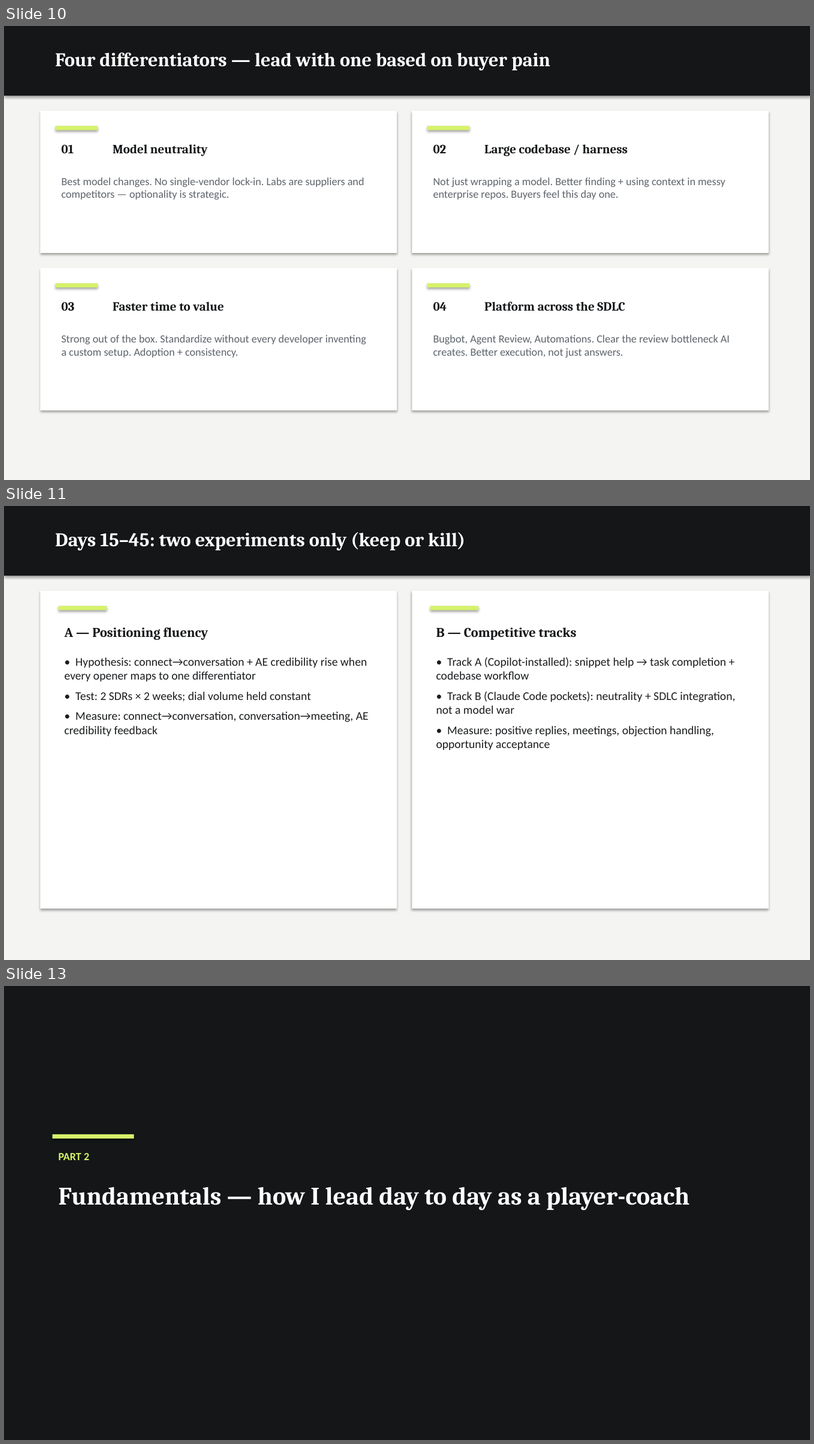
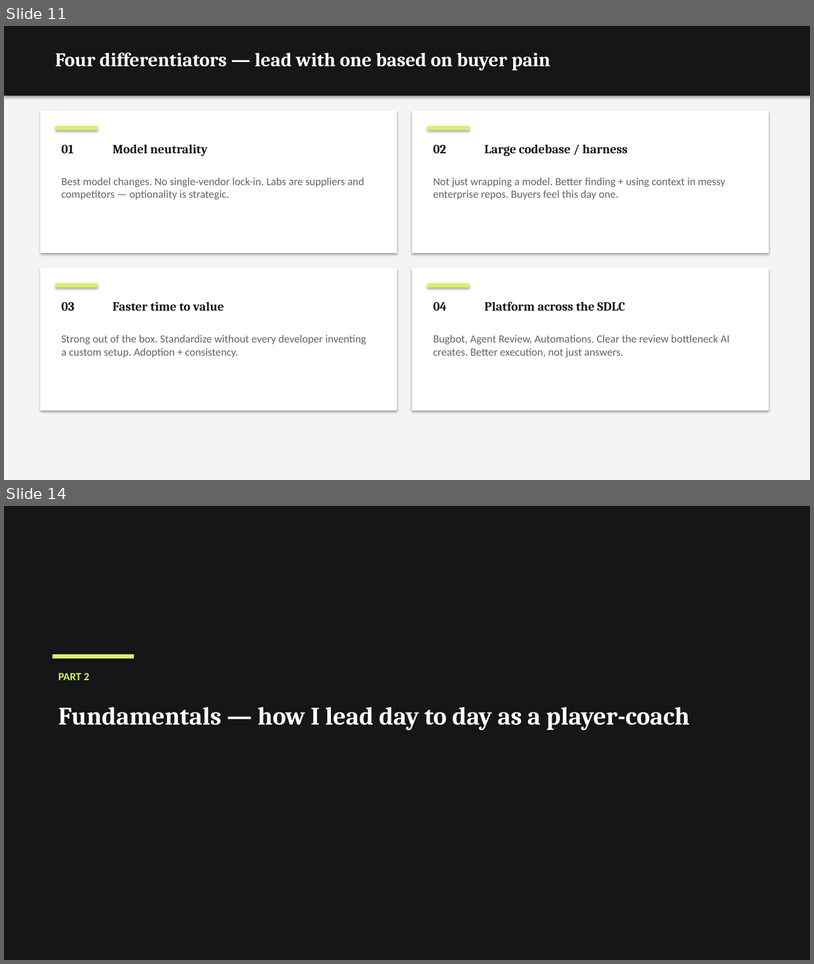
Before and after one commit to dempseli01-stack/lindsey, a slide deck: Lindsey_Presentation.pptx. Shown one above the other, each under a label of ours: slides 10, 11 and 13 before the commit, slides 11 and 14 after it; the slides between them are not shown. The pictures are 814x1444 and 814x964 pixels, drawn with LibreOffice and Linux fonts; fonts in the diff are those of the drawing. Boxes give left, top, right and bottom in pixels: in the first picture for what was removed or moved away, otherwise in the second. Text is boxed around its words. In the diff, an @@ line names an element or a change of style, - is before the commit and + after.

```diff
--- a/Lindsey_Presentation.pptx
+++ b/Lindsey_Presentation.pptx
@@ slide 11 removed at (x1=4, y1=506, x2=810, y2=960), background #FFFFFF @@
@@ rectangle removed at (x1=4, y1=506, x2=810, y2=960) @@
@@ rectangle removed at (x1=4, y1=506, x2=810, y2=576) @@
@@ text removed at (x1=55, y1=532, x2=465, y2=550) @@
-Days 15–45: two experiments only (keep or kill)
@@ rectangle removed at (x1=40, y1=591, x2=397, y2=908) @@
@@ rectangle removed at (x1=413, y1=591, x2=769, y2=908) @@
@@ rectangle removed at (x1=59, y1=606, x2=107, y2=610) @@
@@ rectangle removed at (x1=431, y1=606, x2=479, y2=610) @@
@@ text removed at (x1=65, y1=627, x2=209, y2=640) @@
-A — Positioning fluency
@@ text removed at (x1=437, y1=627, x2=577, y2=640) @@
-B — Competitive tracks
@@ text removed at (x1=65, y1=657, x2=369, y2=736) @@
-• Hypothesis: connect→conversation + AE credibility rise when every opener maps to one differentiator
-• Test: 2 SDRs × 2 weeks; dial volume held constant
-• Measure: connect→conversation, conversation→meeting, AE credibility feedback
@@ text removed at (x1=437, y1=657, x2=735, y2=750) @@
-• Track A (Copilot-installed): snippet help → task completion + codebase workflow
-• Track B (Claude Code pockets): neutrality + SDLC integration, not a model war
-• Measure: positive replies, meetings, objection handling, opportunity acceptance
@@ what was slide 10 is now slide 11 @@
@@ what was slide 13 is now slide 14 @@
```
Also in this commit, not shown: 6 slides added, 4 other slides removed, 2 other files.
